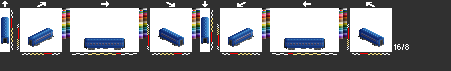
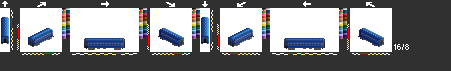
Comparing the layer stacks of the two (451, 71) images. Changes:
hid "bg", painted on it over [1, 17, 384, 49]
showed "cr", painted on it over [1, 17, 384, 49]
